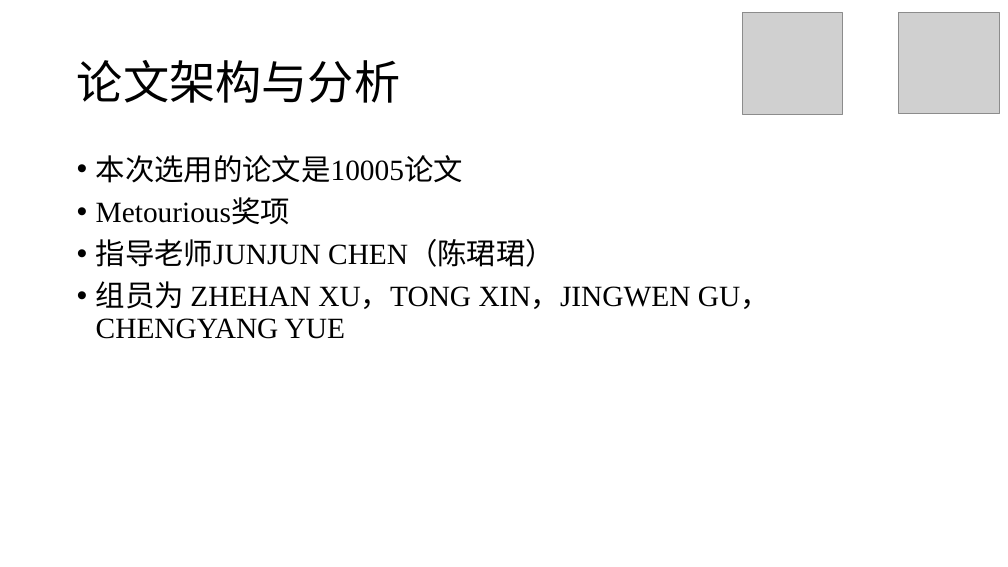
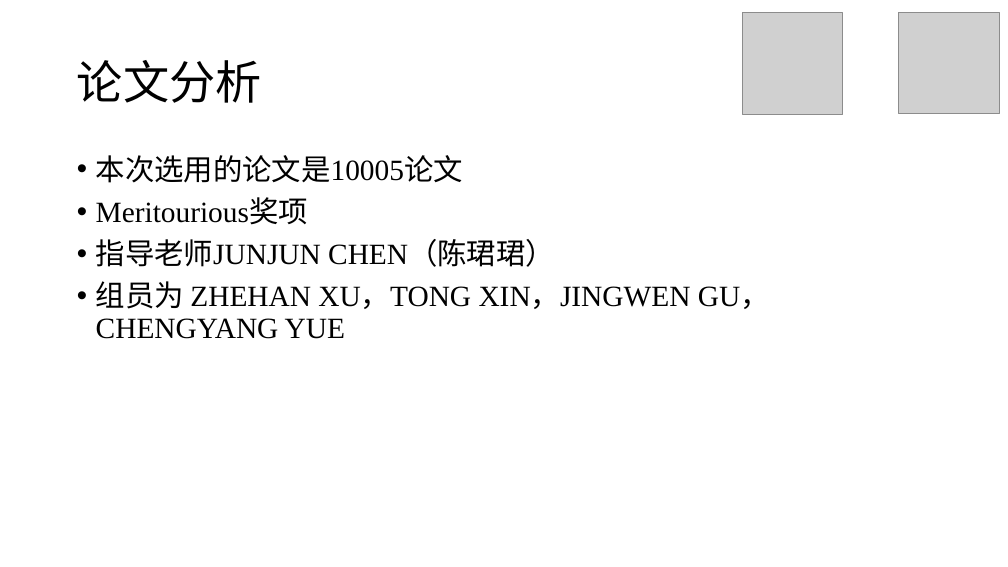
Before and after one commit to stOOrz-Science-Mind/2019_HiMCM_A_10006, a slide deck: slide 5 of 10005.pptx. Drawn at 1008x567 pixels with LibreOffice and Linux fonts; fonts in the diff are those of the drawing; grey boxes stand for pictures. Boxes give left, top, right and bottom in pixels: in the first picture for what was removed or moved away, otherwise in the second. Text is boxed around its words. In the diff, an @@ line names an element or a change of style, - is before the commit and + after.

Commit message:
update slides

```diff
--- a/10005.pptx
+++ b/10005.pptx
@@ title at [77,60,262,103]: text changed @@
-论文架构与分析
+论文分析
@@ text at [96,199,308,225]: text changed @@
-• Metourious奖项
+• Meritourious奖项
```
Also in this commit, not shown: 2 other slides changed, 12 slides added, 2 other files.
